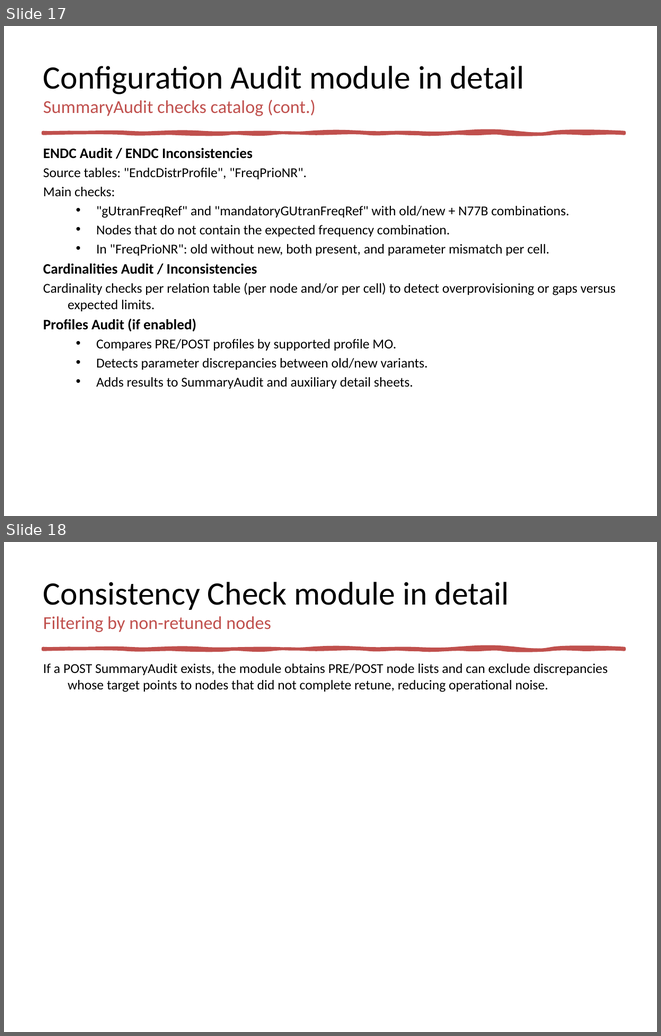
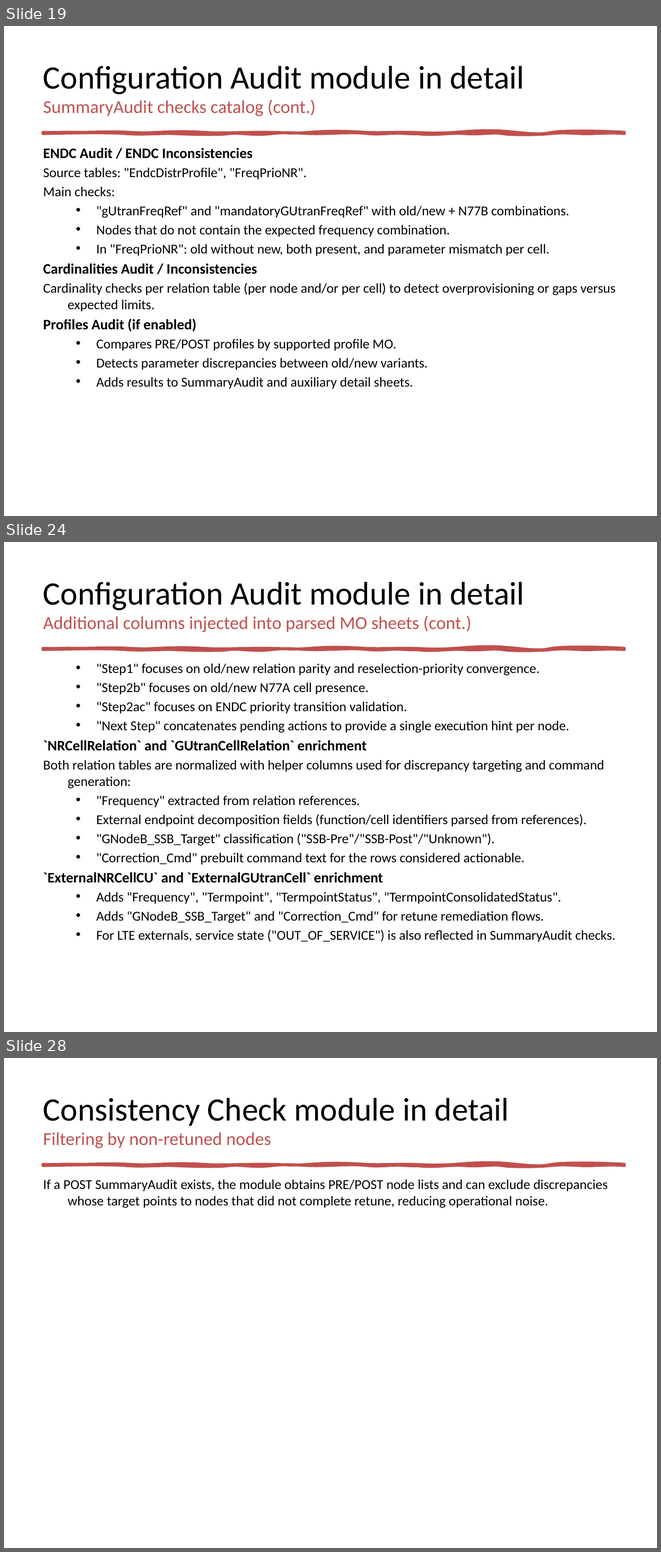
Before and after one commit to jaimetur/SSB_RetuningAutomations, a slide deck: help/User-Guide-SSB-Retuning-Automations-v0.7.3.pptx. Shown one above the other, each under a label of ours: slides 17 and 18 before the commit, slides 19, 24 and 28 after it; the slides between them are not shown. The pictures are 661x1036 and 661x1552 pixels, drawn with LibreOffice and Linux fonts; fonts in the diff are those of the drawing. Boxes give left, top, right and bottom in pixels: in the first picture for what was removed or moved away, otherwise in the second. Text is boxed around its words. In the diff, an @@ line names an element or a change of style, - is before the commit and + after.

```diff
--- a/help/User-Guide-SSB-Retuning-Automations-v0.7.3.pptx
+++ b/help/User-Guide-SSB-Retuning-Automations-v0.7.3.pptx
@@ slide 24 added at [4, 542, 657, 1032], background #FFFFFF; not listed: 1 template element that a slide beside it also shows @@
@@ title added at [43, 582, 524, 632], 20 pt, text #C0504D @@
+Configuration Audit module in detail
+Additional columns injected into parsed MO sheets (cont.)
@@ text added at [43, 663, 616, 942], 15 pt, text #000000 @@
+  • "Step1" focuses on old/new relation parity and reselection-priority convergence.
+  • "Step2b" focuses on old/new N77A cell presence.
+  • "Step2ac" focuses on ENDC priority transition validation.
+  • "Next Step" concatenates pending actions to provide a single execution hint per node.
+`NRCellRelation` and `GUtranCellRelation` enrichment
+Both relation tables are normalized with helper columns used for discrepancy targeting and command generation:
+  • "Frequency" extracted from relation references.
+  • External endpoint decomposition fields (function/cell identifiers parsed from references).
+  • "GNodeB_SSB_Target" classification ("SSB-Pre"/"SSB-Post"/"Unknown").
+  • "Correction_Cmd" prebuilt command text for the rows considered actionable.
+`ExternalNRCellCU` and `ExternalGUtranCell` enrichment
+  • Adds "Frequency", "Termpoint", "TermpointStatus", "TermpointConsolidatedStatus".
+  • Adds "GNodeB_SSB_Target" and "Correction_Cmd" for retune remediation flows.
+  • For LTE externals, service state ("OUT_OF_SERVICE") is also reflected in SummaryAudit checks.
@@ what was slide 17 is now slide 19 @@
@@ what was slide 18 is now slide 28 @@
```
Also in this commit, not shown: 1 slide changed, 10 other slides added, 3 other files.
